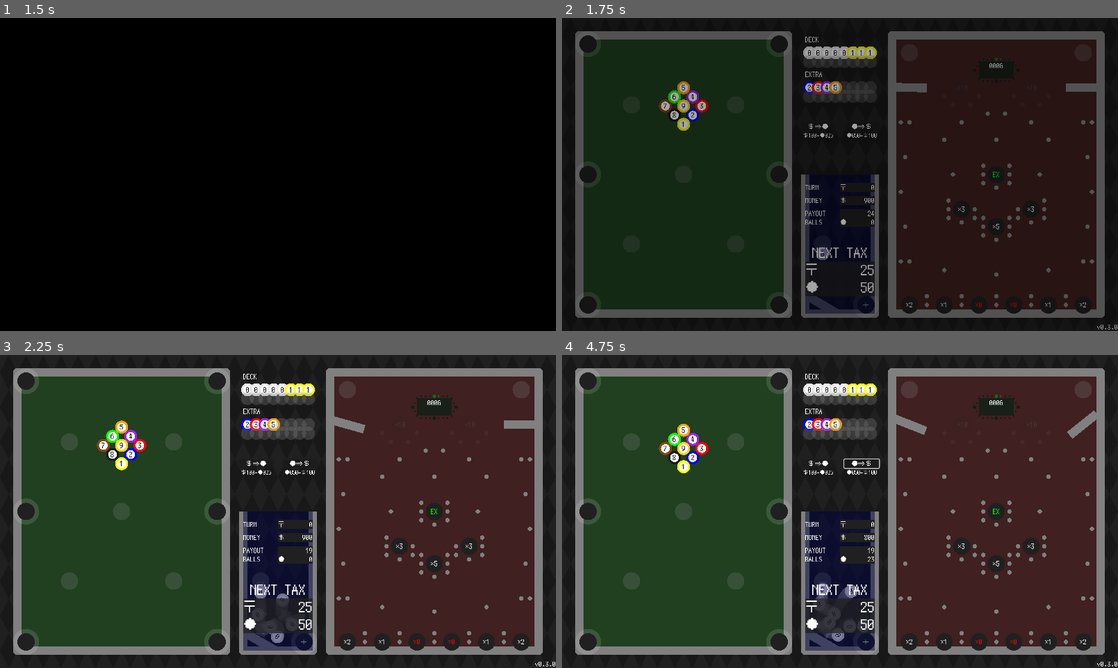
Above: before the commit, frames 1-4 (two rows, left to right).
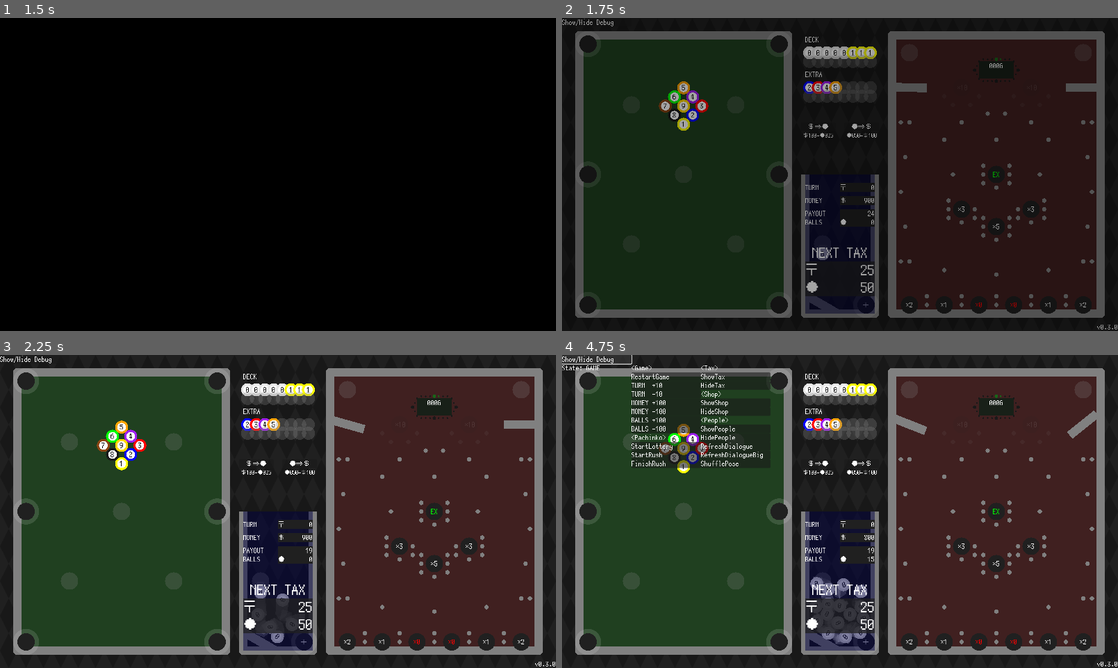
Above: after the commit, the same moments.

Repository: kamikoloss/gamball
Game: Godot game, scene res://scenes/main.tscn
The game is run twice, just before and just after one commit, with the same random seed, the same clock (stepped at 60 frames per second) and the same inputs. Sound files missing from this copy of the repository are replaced by a short silence.
Inputs (mouse positions are in pixels of both pictures, inside the frame that each line leads up to):
- Up to frame 1 (1.5 s): click "PLAY" at 0.5 s; click "PLAY" at 1.25 s
- Up to frame 2 (1.75 s): no input
- Up to frame 3 (2.25 s): click (122, 461) at 2.02 s
- Up to frame 4 (4.75 s): click "＄⇒●" at 2.75 s; click "●⇒＄" at 3.5 s; click (595, 358) at 4.25 s, where only the run after the commit has a clickable "Show/Hide Debug"

Frame 1 is identical in both runs. In frame 2, less than 0.1% of the frame differs, in the area x 0-10%, y 0-3%; in frame 3, less than 0.1%; in frame 4, 2.7%, in the area x 0-58%, y 0-93%.

Commit message:
ExtraBall の popup を実装した

Diff:
--- a/scenes/common/ball.gd
+++ b/scenes/common/ball.gd
@@ -2,7 +2,8 @@
 extends RigidBody2D
 
 
-signal pressed # (self)
+signal pressed # ()
+signal hovered # (entered: bool)
 
 
 # ボールのレア度
@@ -12,7 +13,7 @@
 
 
 # 残像の頂点数
-const TRAIL_MAX_LENGTH = 15
+const TRAIL_MAX_LENGTH = 16
 # 特殊なボール番号
 const BALL_LEVEL_EMPTY_SLOT = -1
 
@@ -27,16 +28,17 @@
 # ボールのレア度の色の定義  { <Rarity>: Color }
 const BALL_RARITY_COLORS = {
 	Rarity.COMMON: Color.WHITE,
-	Rarity.UNCOMMON: Color(Color.GREEN, 0.5),
-	Rarity.RARE: Color(Color.BLUE, 0.5),
-	Rarity.EPIC: Color(Color.PURPLE, 0.5),
-	Rarity.LEGENDARY: Color(Color.YELLOW, 0.5),
+	Rarity.UNCOMMON: Color.GREEN,
+	Rarity.RARE: Color.CYAN,
+	Rarity.EPIC: Color.PURPLE,
+	Rarity.LEGENDARY: Color.YELLOW,
 }
 
 
 # ボール番号
 @export var level: int = 0
 # 展示用かどうか
+# pressed は展示用のみ発火する
 @export var is_display: bool = false
 
 # ボールの本体の色部分
@@ -49,8 +51,8 @@
 
 @export var _level_label: Label
 @export var _hole_area: Area2D
-@export var _touch_area: Area2D
 @export var _trail_line: Line2D
+@export var _touch_button: TextureButton
 
 
 # 他のボールにぶつかって有効化されたかどうか
@@ -73,8 +75,12 @@
 
 func _ready() -> void:
 	body_entered.connect(_on_body_entered)
-	input_event.connect(_on_input)
+	_touch_button.pressed.connect(func(): pressed.emit())
+	_touch_button.mouse_entered.connect(func(): hovered.emit(true))
+	_touch_button.mouse_exited.connect(func(): hovered.emit(false))
+
 	refresh_view()
+	refresh_physics()
 
 
 func _process(delta: float) -> void:
@@ -114,21 +120,23 @@
 		_level_label.visible = true
 		_level_label.text = str(level)
 
+	# 残像
+	var gradient = Gradient.new()
+	if is_active:
+		gradient.set_color(0, Color(BALL_BODY_COLORS[level], 0.5))
+		gradient.set_color(1, Color(BALL_BODY_COLORS[level], 0))
+	else:
+		gradient.set_color(0, Color(BALL_BODY_COLORS[0], 0.5))
+		gradient.set_color(1, Color(BALL_BODY_COLORS[0], 0))
+	_trail_line.gradient = gradient
+
+
+func refresh_physics() -> void:
 	# 展示用
 	if is_display:
 		freeze = true
 		collision_layer = 0
 		_hole_area.monitoring = false
-
-	# 残像
-	var gradient = Gradient.new()
-	if not is_active:
-		gradient.set_color(0, Color(BALL_BODY_COLORS[0], 0.5))
-		gradient.set_color(1, Color(BALL_BODY_COLORS[0], 0))
-	else:
-		gradient.set_color(0, Color(BALL_BODY_COLORS[level], 0.5))
-		gradient.set_color(1, Color(BALL_BODY_COLORS[level], 0))
-	_trail_line.gradient = gradient
 
 
 func _on_body_entered(body: Node) -> void:
@@ -138,10 +146,3 @@
 		if not is_active:
 			is_active = true
 			refresh_view()
-
-
-func _on_input(viewport: Node, event: InputEvent, shape_idx: int) -> void:
-	if event is InputEventMouseButton:
-		if event.button_index == MOUSE_BUTTON_LEFT and event.pressed:
-			print("[Ball] pressed!")
-			pressed.emit(self)
--- a/scenes/common/ball.tscn
+++ b/scenes/common/ball.tscn
@@ -17,7 +17,7 @@
 _data = [Vector2(0, 1), 0.0, -0.5, 0, 1, Vector2(1, 0.5), -0.5, 0.0, 1, 0]
 point_count = 2
 
-[node name="Ball" type="RigidBody2D" node_paths=PackedStringArray("_body_texture", "_inner_texture", "_inner_texture_2", "_mask_texture", "_level_label", "_hole_area", "_trail_line")]
+[node name="Ball" type="RigidBody2D" node_paths=PackedStringArray("_body_texture", "_inner_texture", "_inner_texture_2", "_mask_texture", "_level_label", "_hole_area", "_trail_line", "_touch_button")]
 z_index = 4
 physics_material_override = SubResource("PhysicsMaterial_nh6hv")
 contact_monitor = true
@@ -30,6 +30,10 @@
 _level_label = NodePath("View/Level")
 _hole_area = NodePath("Hole")
 _trail_line = NodePath("Trail")
+_touch_button = NodePath("Touch")
+
+[node name="CollisionShape2D" type="CollisionShape2D" parent="."]
+shape = SubResource("CircleShape2D_rn34c")
 
 [node name="View" type="Node2D" parent="."]
 
@@ -48,6 +52,7 @@
 grow_vertical = 2
 scale = Vector2(1.5, 1.5)
 pivot_offset = Vector2(10, 10)
+mouse_filter = 2
 texture = ExtResource("2_4bc8b")
 expand_mode = 1
 
@@ -116,18 +121,10 @@
 horizontal_alignment = 1
 vertical_alignment = 1
 
-[node name="CollisionShape2D" type="CollisionShape2D" parent="."]
-shape = SubResource("CircleShape2D_rn34c")
-
 [node name="Hole" type="Area2D" parent="."]
 scale = Vector2(0.25, 0.25)
 
 [node name="CollisionShape2D" type="CollisionShape2D" parent="Hole"]
-shape = SubResource("CircleShape2D_awq4m")
-
-[node name="Touch" type="Area2D" parent="."]
-
-[node name="CollisionShape2D" type="CollisionShape2D" parent="Touch"]
 shape = SubResource("CircleShape2D_awq4m")
 
 [node name="Trail" type="Line2D" parent="."]
@@ -135,3 +132,9 @@
 z_index = 2
 width = 30.0
 width_curve = SubResource("Curve_pexpb")
+
+[node name="Touch" type="TextureButton" parent="."]
+offset_left = -10.0
+offset_top = -10.0
+offset_right = 10.0
+offset_bottom = 10.0
--- a/scenes/common/ball_effect.gd
+++ b/scenes/common/ball_effect.gd
@@ -41,7 +41,7 @@
 	EffectType.HOLE_SIZE_UP: "Hole のサイズ [color={r}][x{a}][/color]",
 	EffectType.HOLE_GRAVITY_SIZE_UP: "Hole の重力範囲サイズ [color={r}][x{a}][/color]",
 	EffectType.LV_UP: "LV [color={r}][{a}][/color] 以下の Ball の LV [color={r}][+{b}][/color]",
-	EffectType.LV_UP_2: "LV [color={r}][{a}][/color] の Ball の LV [color={r}][x{b}][/color",
+	EffectType.LV_UP_2: "LV [color={r}][{a}][/color] の Ball の LV [color={r}][x{b}][/color]",
 	EffectType.MONEY_UP_ON_BREAK: "破壊時に MONEY [color={r}][x{a}][/color]",
 	EffectType.MONEY_UP_ON_FALL: "落下時に MONEY [color={r}][+{a}][/color]",
 	EffectType.PACHINKO_START_TOP_UP: "パチンコの初当たり確率 [color={r}][+{a}][/color]",
@@ -156,13 +156,12 @@
 
 # 効果の説明文を取得する
 static func get_effect_description(level: int, rarity: Ball.Rarity) -> String:
-	var effect_data = EFFECTS_POOL_1[level][rarity]
-
 	if level == -1:
-		return  "----"
+		return "(空きスロット)"
 	if rarity == Ball.Rarity.COMMON:
 		return "(効果なし)"
 
+	var effect_data = EFFECTS_POOL_1[level][rarity]
 	var description_base = EFFECT_DESCRIPTIONS[effect_data[0]]
 	var rarity_color: Color = Ball.BALL_RARITY_COLORS[rarity]
 	var rarity_color_code = rarity_color.to_html()
--- a/scenes/common/product.gd
+++ b/scenes/common/product.gd
@@ -76,7 +76,7 @@
 # 自身の見た目を更新する
 func refresh_view() -> void:
 	if not product_type in ProductType.values():
-		print("[ERROR] invalid product type")
+		print("[Product] ERROR: invalid product type")
 
 	match product_type:
 		ProductType.DECK_PACK:
--- a/scenes/game/game.tscn
+++ b/scenes/game/game.tscn
@@ -1951,51 +1951,6 @@
 position = Vector2(150, 60)
 is_display = true
 
-[node name="BallPopup" type="Control" parent="UI/Main"]
-anchors_preset = 0
-
-[node name="Background" type="TextureRect" parent="UI/Main/BallPopup"]
-self_modulate = Color(0, 0, 0, 0.878431)
-layout_mode = 0
-offset_right = 240.0
-offset_bottom = 160.0
-texture = ExtResource("4_b0m3n")
-expand_mode = 1
-
-[node name="Level" type="Label" parent="UI/Main/BallPopup"]
-layout_mode = 0
-offset_right = 160.0
-offset_bottom = 80.0
-scale = Vector2(0.5, 0.5)
-theme_override_fonts/font = ExtResource("10_w3wxc")
-theme_override_font_sizes/font_size = 64
-text = "99"
-horizontal_alignment = 1
-vertical_alignment = 1
-
-[node name="Rarity" type="Label" parent="UI/Main/BallPopup"]
-self_modulate = Color(1, 1, 0, 1)
-layout_mode = 0
-offset_left = 80.0
-offset_right = 400.0
-offset_bottom = 80.0
-scale = Vector2(0.5, 0.5)
-theme_override_fonts/font = ExtResource("10_w3wxc")
-theme_override_font_sizes/font_size = 64
-text = "LEGENDARY"
-vertical_alignment = 1
-
-[node name="Description" type="RichTextLabel" parent="UI/Main/BallPopup"]
-layout_mode = 0
-offset_top = 40.0
-offset_right = 960.0
-offset_bottom = 520.0
-scale = Vector2(0.25, 0.25)
-theme_override_fonts/normal_font = ExtResource("10_w3wxc")
-theme_override_font_sizes/normal_font_size = 64
-bbcode_enabled = true
-text = "出現時にビリヤード盤面上の Ball LV.0 x[color=YELLOW][9][/color] を LV.15 x1 に変換する"
-
 [node name="Buttons" type="Control" parent="UI/Main"]
 anchors_preset = 0
 offset_left = 560.0
@@ -2422,8 +2377,53 @@
 texture = ExtResource("4_b0m3n")
 expand_mode = 1
 
+[node name="BallPopup" type="Control" parent="UI/Main"]
+anchors_preset = 0
+
+[node name="Background" type="TextureRect" parent="UI/Main/BallPopup"]
+self_modulate = Color(0, 0, 0, 0.878431)
+layout_mode = 0
+offset_right = 240.0
+offset_bottom = 160.0
+texture = ExtResource("4_b0m3n")
+expand_mode = 1
+
+[node name="Level" type="Label" parent="UI/Main/BallPopup"]
+layout_mode = 0
+offset_right = 160.0
+offset_bottom = 80.0
+scale = Vector2(0.5, 0.5)
+theme_override_fonts/font = ExtResource("10_w3wxc")
+theme_override_font_sizes/font_size = 64
+text = "99"
+horizontal_alignment = 1
+vertical_alignment = 1
+
+[node name="Rarity" type="Label" parent="UI/Main/BallPopup"]
+self_modulate = Color(1, 1, 0, 1)
+layout_mode = 0
+offset_left = 80.0
+offset_right = 720.0
+offset_bottom = 160.0
+scale = Vector2(0.25, 0.25)
+theme_override_fonts/font = ExtResource("10_w3wxc")
+theme_override_font_sizes/font_size = 64
+text = "LEGENDARY"
+vertical_alignment = 1
+
+[node name="Description" type="RichTextLabel" parent="UI/Main/BallPopup"]
+layout_mode = 0
+offset_left = 10.0
+offset_top = 40.0
+offset_right = 890.0
+offset_bottom = 480.0
+scale = Vector2(0.25, 0.25)
+theme_override_fonts/normal_font = ExtResource("10_w3wxc")
+theme_override_font_sizes/normal_font_size = 64
+bbcode_enabled = true
+text = "出現時にビリヤード盤面上の Ball LV.0 x[color=YELLOW][9][/color] を LV.15 x1 に変換する"
+
 [node name="UIDebug" type="Control" parent="." node_paths=PackedStringArray("_game", "_billards", "_pachinko", "_stack" …(545 unchanged characters)…
-visible = false
 z_index = 20
 layout_mode = 3
 anchors_preset = 0
--- a/scenes/game/game_ui.gd
+++ b/scenes/game/game_ui.gd
@@ -21,7 +21,7 @@
 const WINDOW_POSITION_TO: Vector2 = Vector2(0, 0)
 const WINDOW_MOVE_DURATION: float = 1.0
 
-const BALL_POPUP_POSITION_DIFF: Vector2 = Vector2(0, 80)
+const BALL_POPUP_POSITION_DIFF: Vector2 = Vector2(0, 40)
 
 
 @export_category("Main/Ball")
@@ -69,7 +69,8 @@
 	# Main/Ball
 	for node in _balls_slot_extra.get_children():
 		if node is Ball:
-			node.pressed.connect(_show_ball_popup)
+			#node.pressed.connect(_show_ball_popup)
+			node.hovered.connect(func(entered): _show_ball_popup(node) if entered else _hide_ball_popup())
 	_hide_ball_popup()
 
 	# Main/Buttons
@@ -182,14 +183,16 @@
 
 
 func _show_ball_popup(ball: Ball) -> void:
-	print("_show_ball_popup(%s)" % [ball])
+	#print("[GameUi] _show_ball_popup(%s)" % [ball])
 	_ball_popup.visible = true
-	_ball_popup.position = ball.position + BALL_POPUP_POSITION_DIFF
+	_ball_popup.position = ball.global_position + BALL_POPUP_POSITION_DIFF
 	_ball_popup_level.text = str(ball.level)
 	_ball_popup_rarity.text = Ball.Rarity.keys()[ball.rarity]
+	_ball_popup_rarity.self_modulate = Ball.BALL_RARITY_COLORS[ball.rarity]
 	_ball_popup_description.text = BallEffect.get_effect_description(ball.level, ball.rarity)
 
 func _hide_ball_popup() -> void:
+	#print("[GameUi] _hide_ball_popup()")
 	_ball_popup.visible = false
 
 
